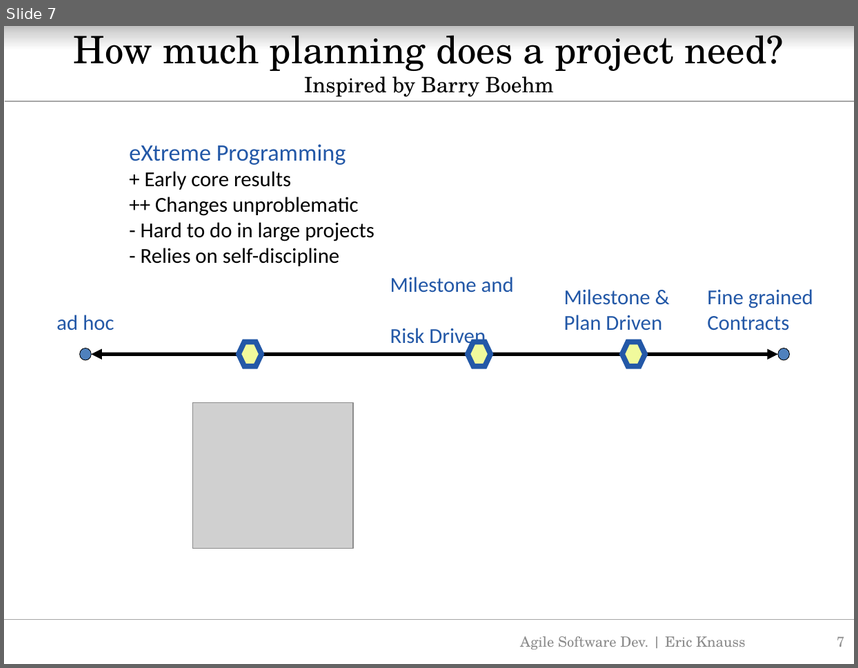
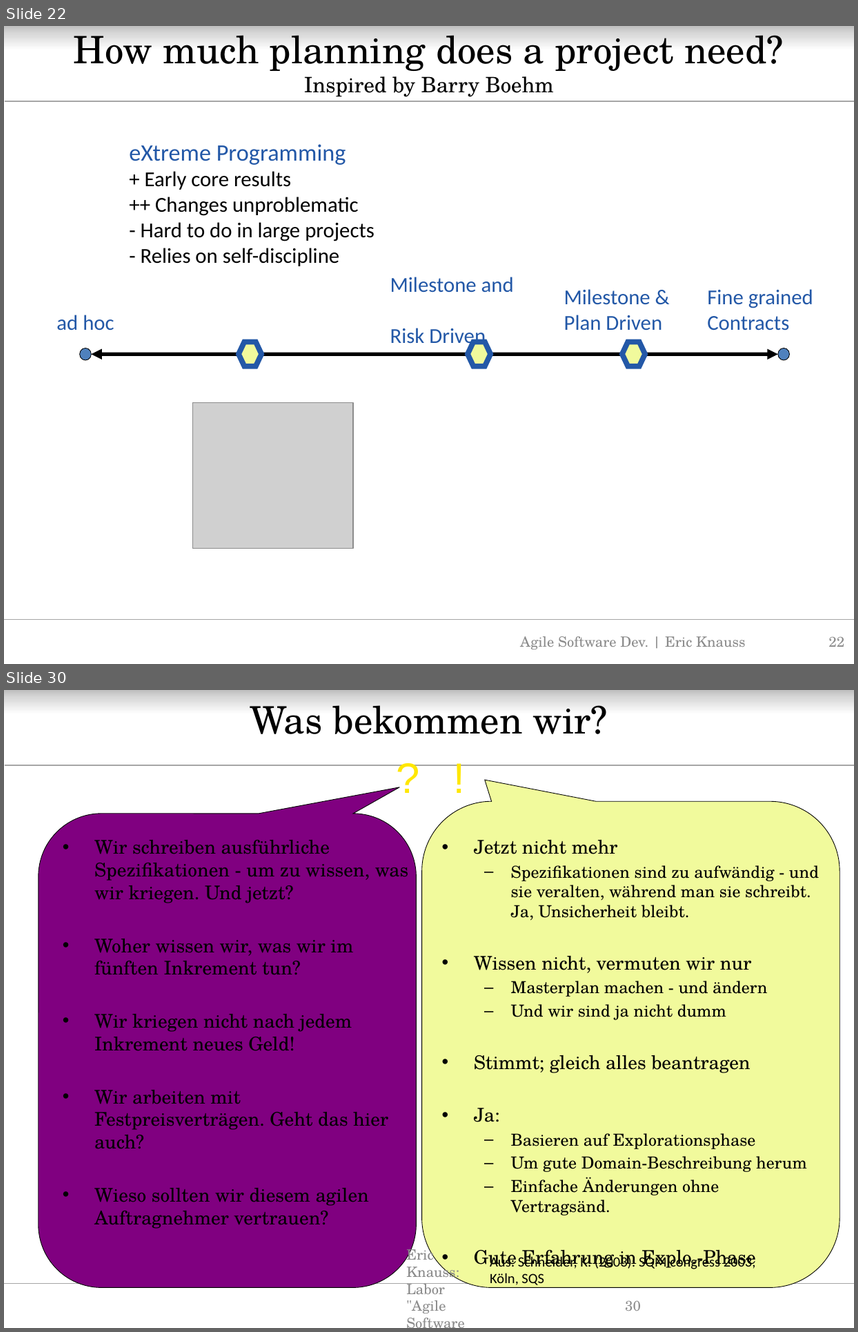
Before and after one commit to oerich/EDA397, a slide deck: Slides/src/agile-dev-processes-8-agile-vs-plan-driven.pptx. Shown one above the other, each under a label of ours: slide 7 before the commit, slides 22 and 30 after it; the slides between them are not shown. The pictures are 858x668 and 858x1332 pixels, drawn with LibreOffice and Linux fonts; fonts in the diff are those of the drawing; grey boxes stand for pictures; background and template pictures are left out. Boxes give left, top, right and bottom in pixels: in the first picture for what was removed or moved away, otherwise in the second. Text is boxed around its words. In the diff, an @@ line names an element or a change of style, - is before the commit and + after.

```diff
--- a/Slides/src/agile-dev-processes-8-agile-vs-plan-driven.pptx
+++ b/Slides/src/agile-dev-processes-8-agile-vs-plan-driven.pptx
@@ slide 30 added at (4, 690, 854, 1328), background #FFFFFF; not listed: 3 template elements that a slide beside it also shows @@
@@ title added at (250, 705, 608, 734), 32 pt, text #000000 @@
+Was bekommen wir?
@@ text added at (388, 747, 430, 816), 36 pt, text gradient #FFE701 to #FE3E02 @@
+?
@@ text added at (445, 747, 468, 816), 36 pt, text gradient #FFE701 to #FE3E02 @@
+!
@@ rounded speech box added at (38, 814, 415, 1287), fill #800080, outline #000000 0.5 pt @@
@@ rounded speech box added at (422, 801, 840, 1288), fill #F1FA9C, outline #000000 0.5 pt @@
@@ text added at (94, 840, 409, 1228), 16 pt, text #000000 @@
+• Wir schreiben ausführliche Spezifikationen - um zu wissen, was wir kriegen. Und jetzt?
+• Woher wissen wir, was wir im
+  fünften Inkrement tun?
+• Wir kriegen nicht nach jedem Inkrement neues Geld!
+• Wir arbeiten mit Festpreisverträgen. Geht das hier auch?
+• Wieso sollten wir diesem agilen
+  Auftragnehmer vertrauen?
@@ text added at (474, 840, 819, 1269), 14 pt, text #000000 @@
+• Jetzt nicht mehr
+  – Spezifikationen sind zu aufwändig - und sie veralten, während man sie schreibt.
+    Ja, Unsicherheit bleibt.
+• Wissen nicht, vermuten wir nur
+  – Masterplan machen - und ändern
+  – Und wir sind ja nicht dumm
+• Stimmt; gleich alles beantragen
+• Ja:
+  – Basieren auf Explorationsphase
+  – Um gute Domain-Beschreibung herum
+  – Einfache Änderungen ohne Vertragsänd.
+• Gute Erfahrung in Explo.-Phase
@@ text added at (406, 1245, 459, 1313), 12 pt, text #8C8C8C @@
+Eric Knauss: Labor "Agile Software Entwicklung"
@@ text added at (490, 1254, 756, 1285), 12 pt, text #000000 @@
+Aus: Schneider, K. (2003): SQM congress 2003,
+Köln, SQS
@@ page number added at (625, 1300, 641, 1310), 12 pt, text #8C8C8C @@
+30
@@ what was slide 7 is now slide 22 @@
@@ page number at (829, 636, 844, 646): text changed @@
-7
+22
```
Also in this commit, not shown: 1 slide changed, 28 other slides added, 2 other files.
